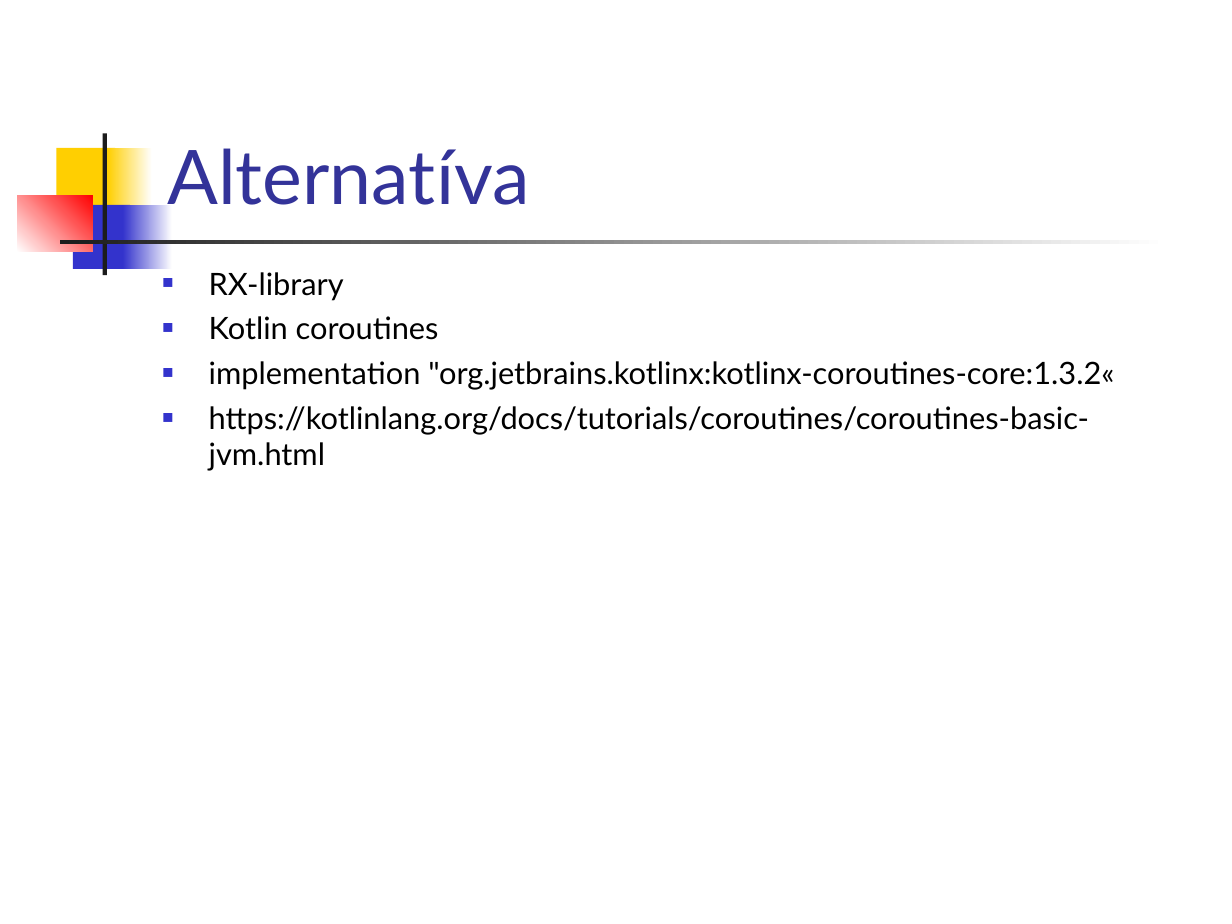
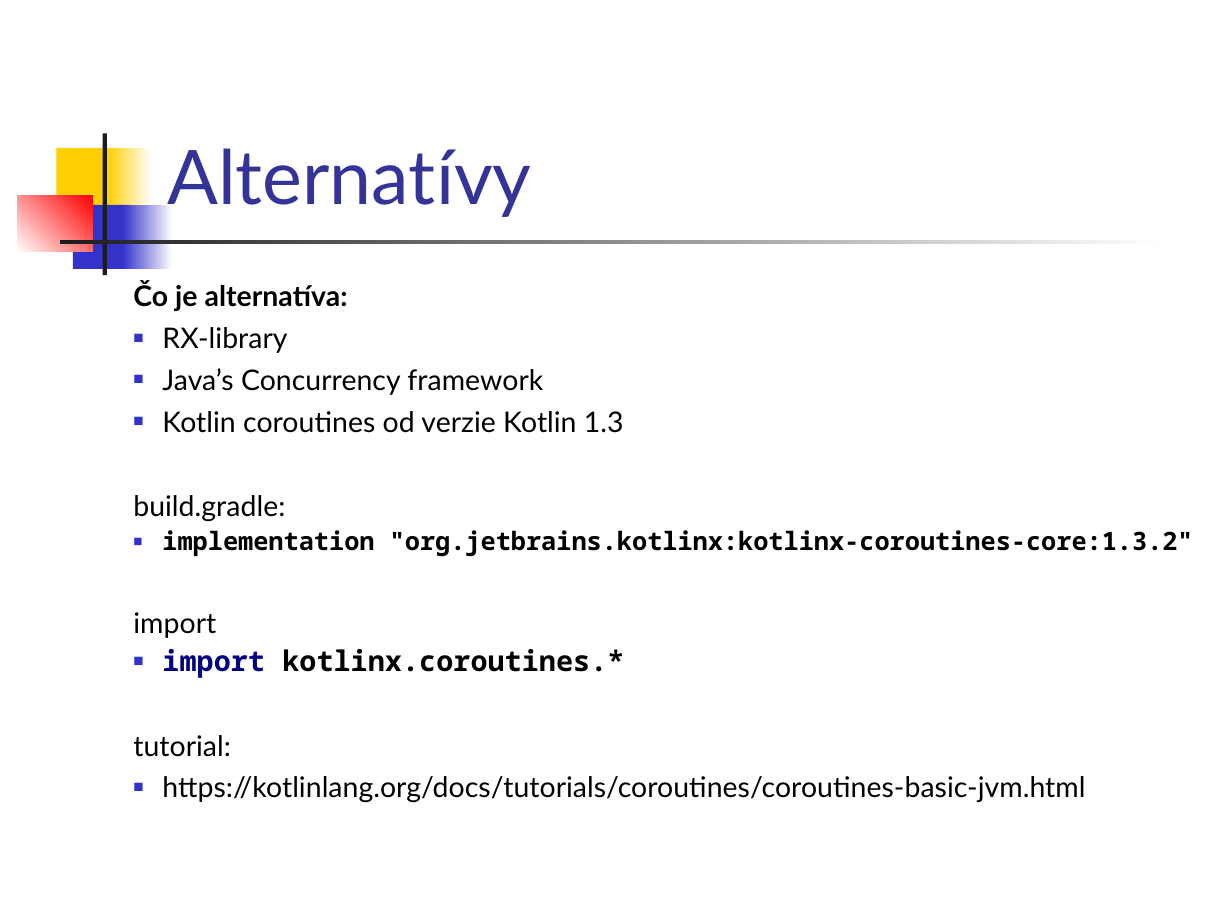
Before and after one commit to vmandro/Prednasky, a slide deck: slide 9 of 09/09_Async.ppt (slide 6 before the commit). Drawn at 1232x924 pixels with LibreOffice and Linux fonts; fonts in the diff are those of the drawing. Boxes give left, top, right and bottom in pixels: in the first picture for what was removed or moved away, otherwise in the second. Text is boxed around its words. In the diff, an @@ line names an element or a change of style, - is before the commit and + after.

```diff
--- a/09/09_Async.ppt
+++ b/09/09_Async.ppt
@@ title at (x1=167, y1=148, x2=531, y2=217): text changed @@
-Alternatíva
+Alternatívy
@@ text "Čo je alternatíva:" moved from (x1=209, y1=272, x2=1114, y2=471) to (x1=133, y1=282, x2=1193, y2=803) @@
@@ text at (x1=133, y1=282, x2=348, y2=311): paragraph added @@
+Čo je alternatíva:
@@ text at (x1=162, y1=327, x2=1085, y2=803): size 18 to 16.6 pt in "RX-library", "https://kotlinlang.org/docs/tutorials/coroutines/coroutines- ..."; indent changed @@
@@ text at (x1=133, y1=368, x2=1193, y2=757): text changed; size 18 to 16.6 pt; font Lato to Noto Sans Mono; bold on @@
-■ Kotlin coroutines
-■ implementation "org.jetbrains.kotlinx:kotlinx-coroutines-core:1.3.2«
+■ Java’s Concurrency framework
+■ Kotlin coroutines od verzie Kotlin 1.3
+build.gradle:
+■ implementation "org.jetbrains.kotlinx:kotlinx-coroutines-core:1.3.2"
+import
+■ import kotlinx.coroutines.*
+tutorial:
```
Also in this commit, not shown: 11 other slides changed, 4 slides added, 1 other file.
